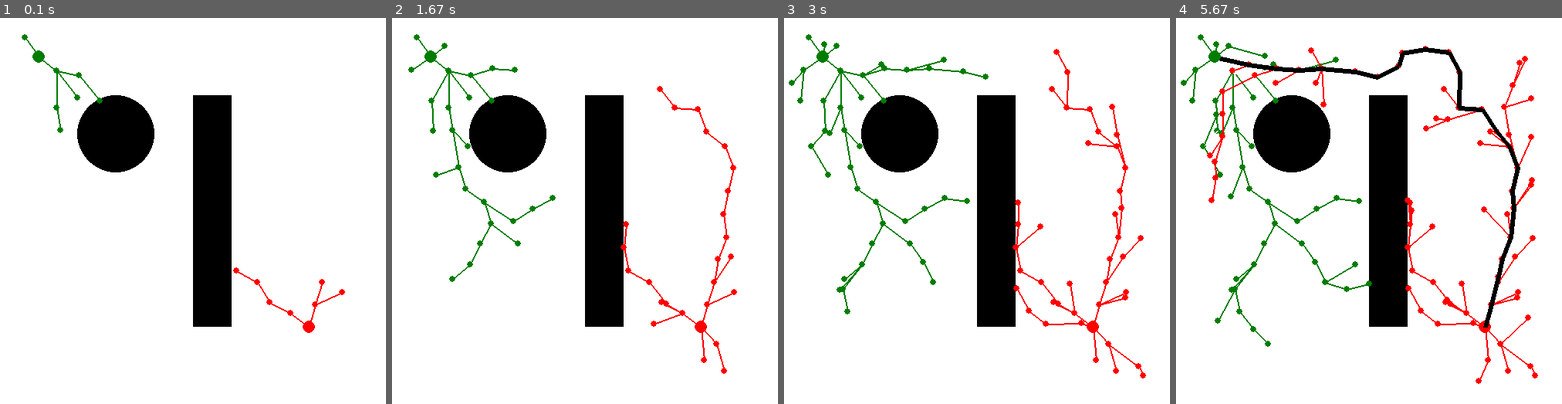
Above: before the commit, frames 1-4 (left to right).
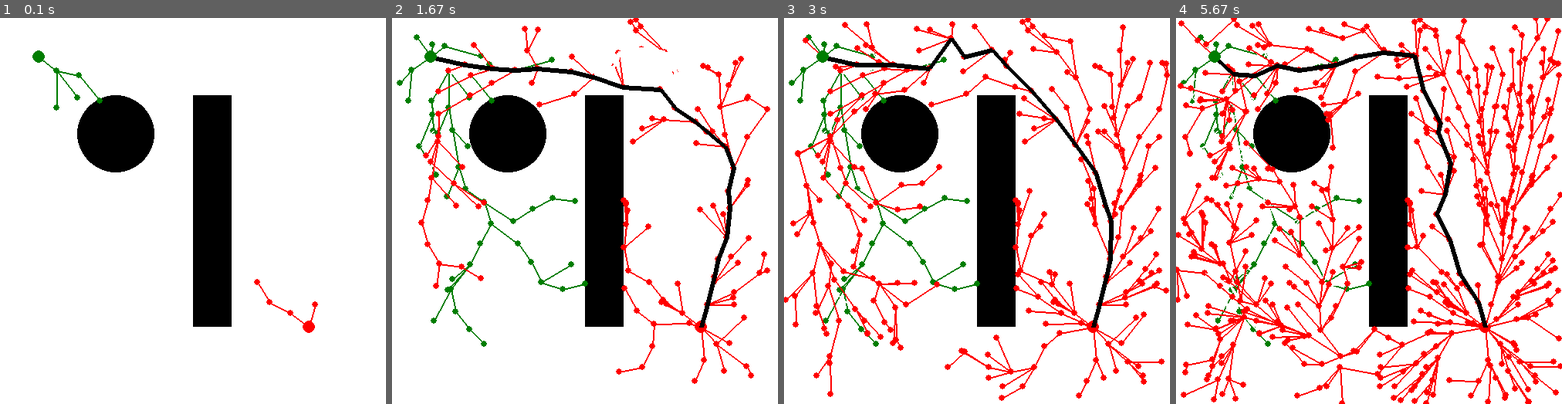
Above: after the commit, the same moments.

Repository: rafaelbarretorb/Path-Planning-Pygame
Game: pygame game, started from RRT/rrt_star_dual_tree.py
Two runs of this game, one before a commit and one after it. Both use one fixed random seed, a clock stepped at 60 frames per second and the inputs below.
Inputs:
- Up to frame 1 (0.1 s): no input
- Up to frame 2 (1.67 s): no input
- Up to frame 3 (3 s): no input
- Up to frame 4 (5.67 s): no input

The runs differ from the first frame. In frame 1, 0.2% of the frame differs, in the area x 5-90%, y 4-75%; in frame 2, 5.3%; in frame 3, 9.1%; in frame 4, 17%, in the area x 0-100%, y 0-100%.

Commit message:
add gifs

Diff:
--- a/RRT/rrt_star_dual_tree.py
+++ b/RRT/rrt_star_dual_tree.py
@@ -119,14 +119,13 @@
                 return True
 
 
-XDIM = 500
-YDIM = 500
-WINSIZE = [XDIM, YDIM]
-EPSILON = 7.0
-MAX_NUM_NODES = 5000
-MIN_NUM_NODES = 2000
-
 def main():
+    XDIM = 500
+    YDIM = 500
+    WINSIZE = [XDIM, YDIM]
+    EPSILON = 7.0
+    MAX_NUM_NODES = 1000
+    MIN_NUM_NODES = 500
     pygame.init()
     screen = pygame.display.set_mode(WINSIZE)
     pygame.display.set_caption('RRT* Dual Tree Path Planning')
--- a/RRT/rrt_star_smart.py
+++ b/RRT/rrt_star_smart.py
@@ -110,14 +110,12 @@
 		return False
 
 
-XDIM = 500
-YDIM = 500
-WINSIZE = (XDIM, YDIM)
-EPSILON = 7.0
-MAX_NUM_NODES = 3000
-MIN_NUM_NODES = 1500
-
 def main():
+	XDIM = 500
+	YDIM = 500
+	WINSIZE = (XDIM, YDIM)
+	MAX_NUM_NODES = 800
+	MIN_NUM_NODES = 400
 	pygame.init()
 	# set_mode(size=(0, 0), flags=0, depth=0, display=0, vsync=0)
 	screen = pygame.display.set_mode(WINSIZE, pygame.RESIZABLE, 32)
--- a/RRT/rrt_star_smart_dual_tree.py
+++ b/RRT/rrt_star_smart_dual_tree.py
@@ -145,7 +145,7 @@
 	MIN_NUM_NODES = 400
 	pygame.init()
 	screen = pygame.display.set_mode(WINSIZE)
-	pygame.display.set_caption('RRT* Dual Tree Path Planning')
+	pygame.display.set_caption('RRT*-Smart Dual Tree Path Planning')
 	screen.fill(WHITE)
 	running = True
 	pygame.display.flip()
--- a/RRT/tree.py
+++ b/RRT/tree.py
@@ -130,6 +130,7 @@
 
 	def grow_tree(self, random_sample=True, samples_per_beacon=5, optimization=True):
 		""" ."""
+		time.sleep(0.01)
 		found_next = False
 		if random_sample:
 			while found_next == False:
Not shown, changed: README.md
Binary file removed: gifs/rrt-star.gif
Binary file added: gifs/rrt.gif
Binary file added: gifs/rrt_star.gif
Binary file added: gifs/rrt_star_smart.gif
Binary file added: gifs/rrt_star_smart_dual_tree.gif
